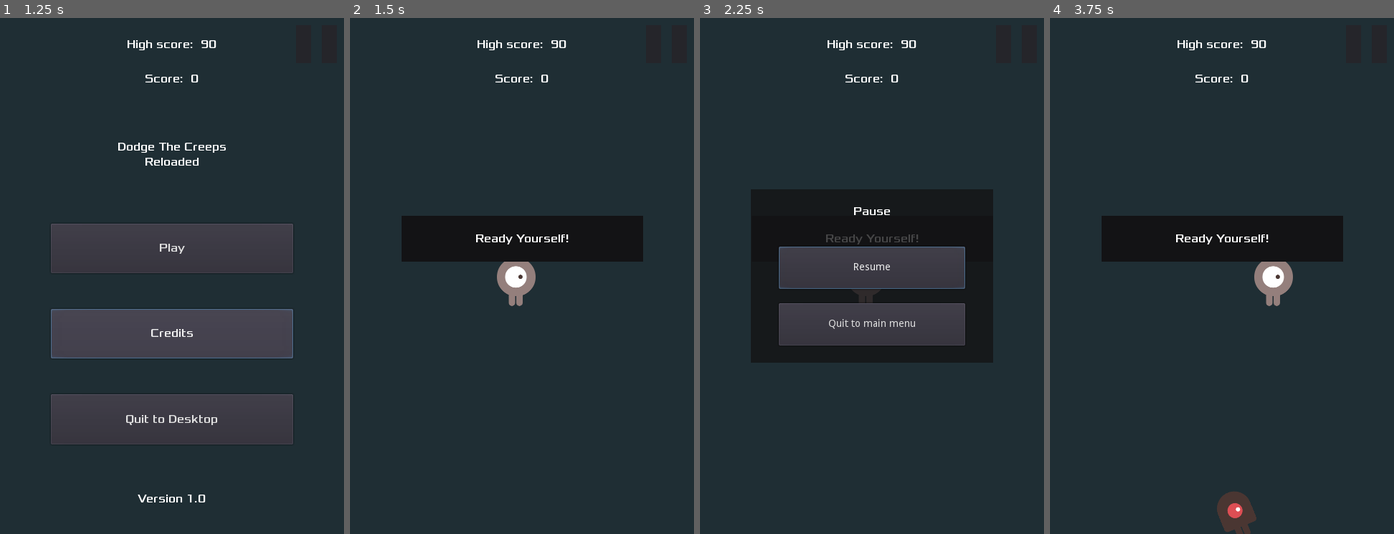
Above: before the commit, frames 1-4 (left to right).
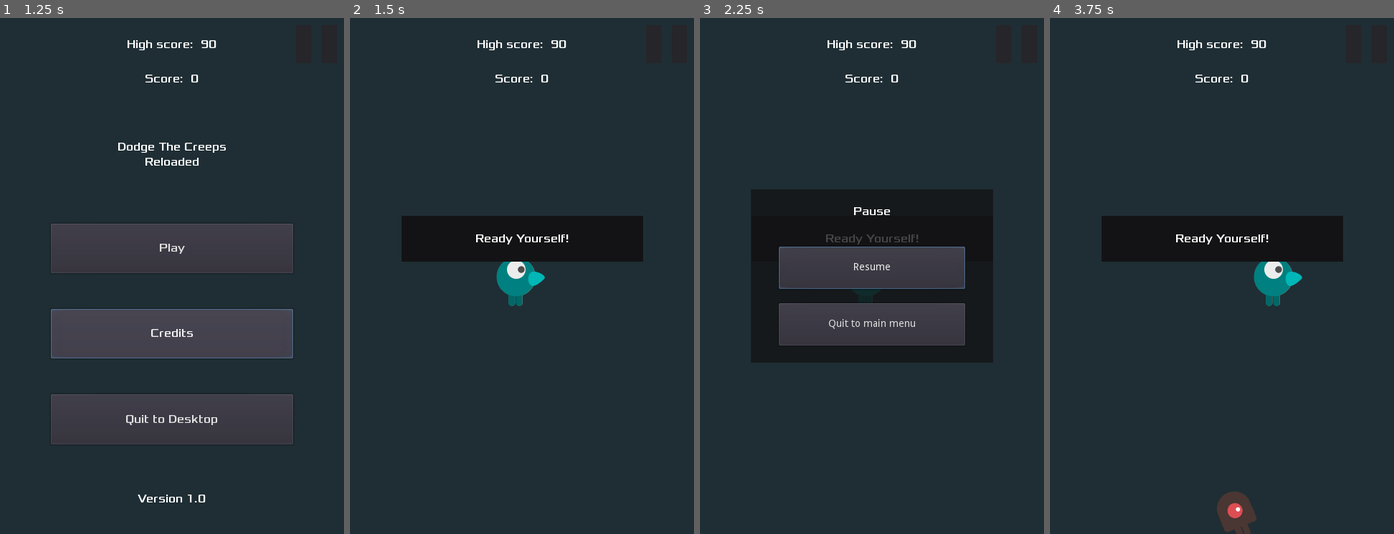
Above: after the commit, the same moments.

Repository: AlixBarreaux/dodge-the-beasties
Game: Godot game, scene res://scenes/Main.tscn
Two runs of this game, one before a commit and one after it. Both use one fixed random seed, a clock stepped at 60 frames per second and the inputs below.
Inputs (mouse positions are in pixels of both pictures, inside the frame that each line leads up to):
- Up to frame 1 (1.25 s): click "Credits" at 0.5 s
- Up to frame 2 (1.5 s): click "Play" at 1.25 s
- Up to frame 3 (2.25 s): click (1016, 43) at 2 s
- Up to frame 4 (3.75 s): click "Resume" at 2.75 s; tap Enter at 3.5 s; hold D (move_right) from 3.53 s (still down)

Frame 1 is identical in both runs. In frame 2, 0.7% of the frame differs, in the area x 42-57%, y 47-56%; in frame 3, 0.1%; in frame 4, 0.7%.

Commit message:
Import new custom assets for hero, start to animate him

Diff:
--- a/scenes/Player.tscn
+++ b/scenes/Player.tscn
@@ -1,10 +1,12 @@
-[gd_scene load_steps=15 format=2]
+[gd_scene load_steps=21 format=2]
 
 [ext_resource path="res://assets/sprites/player-up-2.png" type="Texture" id=1]
 [ext_resource path="res://assets/sprites/player-up-1.png" type="Texture" id=2]
 [ext_resource path="res://assets/sprites/player-walk-2.png" type="Texture" id=3]
 [ext_resource path="res://assets/sprites/player-walk-1.png" type="Texture" id=4]
 [ext_resource path="res://scripts/player.gd" type="Script" id=5]
+[ext_resource path="res://assets/sprites/hero/hero_eye_opened_right.png" type="Texture" id=6]
+[ext_resource path="res://assets/sprites/hero/body_idle.png" type="Texture" id=7]
 
 [sub_resource type="SpriteFrames" id=1]
 animations = [ {
@@ -24,9 +26,129 @@
 
 [sub_resource type="Animation" id=3]
 resource_name = "Die"
+tracks/0/type = "value"
+tracks/0/path = NodePath("BodySprite:frame")
+tracks/0/interp = 1
+tracks/0/loop_wrap = true
+tracks/0/imported = false
+tracks/0/enabled = true
+tracks/0/keys = {
+"times": PoolRealArray(  ),
+"transitions": PoolRealArray(  ),
+"update": 1,
+"values": [  ]
+}
+
+[sub_resource type="Animation" id=10]
+resource_name = "Move Down"
 
 [sub_resource type="Animation" id=4]
-resource_name = "Move"
+resource_name = "Move Left"
+tracks/0/type = "value"
+tracks/0/path = NodePath("BodySprite:flip_h")
+tracks/0/interp = 1
+tracks/0/loop_wrap = true
+tracks/0/imported = false
+tracks/0/enabled = true
+tracks/0/keys = {
+"times": PoolRealArray( 0 ),
+"transitions": PoolRealArray( 1 ),
+"update": 1,
+"values": [ true ]
+}
+tracks/1/type = "value"
+tracks/1/path = NodePath("BodySprite:position")
+tracks/1/interp = 1
+tracks/1/loop_wrap = true
+tracks/1/imported = false
+tracks/1/enabled = true
+tracks/1/keys = {
+"times": PoolRealArray( 0 ),
+"transitions": PoolRealArray( 1 ),
+"update": 0,
+"values": [ Vector2( -6, 0 ) ]
+}
+tracks/2/type = "value"
+tracks/2/path = NodePath("EyeSprite:flip_h")
+tracks/2/interp = 1
+tracks/2/loop_wrap = true
+tracks/2/imported = false
+tracks/2/enabled = true
+tracks/2/keys = {
+"times": PoolRealArray( 0 ),
+"transitions": PoolRealArray( 1 ),
+"update": 1,
+"values": [ true ]
+}
+
+[sub_resource type="Animation" id=11]
+resource_name = "Move Right"
+tracks/0/type = "value"
+tracks/0/path = NodePath("BodySprite:flip_h")
+tracks/0/interp = 1
+tracks/0/loop_wrap = true
+tracks/0/imported = false
+tracks/0/enabled = true
+tracks/0/keys = {
+"times": PoolRealArray( 0 ),
+"transitions": PoolRealArray( 1 ),
+"update": 1,
+"values": [ false ]
+}
+tracks/1/type = "value"
+tracks/1/path = NodePath("BodySprite:position")
+tracks/1/interp = 1
+tracks/1/loop_wrap = true
+tracks/1/imported = false
+tracks/1/enabled = true
+tracks/1/keys = {
+"times": PoolRealArray( 0 ),
+"transitions": PoolRealArray( 1 ),
+"update": 0,
+"values": [ Vector2( 5, 0 ) ]
+}
+tracks/2/type = "value"
+tracks/2/path = NodePath("EyeSprite:flip_h")
+tracks/2/interp = 1
+tracks/2/loop_wrap = true
+tracks/2/imported = false
+tracks/2/enabled = true
+tracks/2/keys = {
+"times": PoolRealArray( 0 ),
+"transitions": PoolRealArray( 1 ),
+"update": 1,
+"values": [ false ]
+}
+
+[sub_resource type="Animation" id=12]
+resource_name = "Move Up"
+
+[sub_resource type="Animation" id=13]
+length = 0.001
+tracks/0/type = "value"
+tracks/0/path = NodePath("BodySprite:position")
+tracks/0/interp = 1
+tracks/0/loop_wrap = true
+tracks/0/imported = false
+tracks/0/enabled = true
+tracks/0/keys = {
+"times": PoolRealArray( 0 ),
+"transitions": PoolRealArray( 1 ),
+"update": 0,
+"values": [ Vector2( 5, 0 ) ]
+}
+tracks/1/type = "value"
+tracks/1/path = NodePath("EyeSprite:flip_h")
+tracks/1/interp = 1
+tracks/1/loop_wrap = true
+tracks/1/imported = false
+tracks/1/enabled = true
+tracks/1/keys = {
+"times": PoolRealArray( 0 ),
+"transitions": PoolRealArray( 1 ),
+"update": 1,
+"values": [ false ]
+}
 
 [sub_resource type="AnimationNodeAnimation" id=5]
 animation = "Die"
@@ -61,7 +183,11 @@
 
 [node name="AnimationPlayer" type="AnimationPlayer" parent="."]
 anims/Die = SubResource( 3 )
-anims/Move = SubResource( 4 )
+"anims/Move Down" = SubResource( 10 )
+"anims/Move Left" = SubResource( 4 )
+"anims/Move Right" = SubResource( 11 )
+"anims/Move Up" = SubResource( 12 )
+anims/RESET = SubResource( 13 )
 
 [node name="AnimationTree" type="AnimationTree" parent="."]
 tree_root = SubResource( 8 )
@@ -69,4 +195,12 @@
 active = true
 parameters/playback = SubResource( 9 )
 
+[node name="BodySprite" type="Sprite" parent="."]
+position = Vector2( 5, 0 )
+texture = ExtResource( 7 )
+
+[node name="EyeSprite" type="Sprite" parent="."]
+position = Vector2( 0, -17 )
+texture = ExtResource( 6 )
+
 [connection signal="body_entered" from="." to="." method="_on_Player_body_entered"]
--- /dev/null
+++ b/scenes/gui/MainMenu.tscn
@@ -0,0 +1,111 @@
+[gd_scene load_steps=11 format=2]
+
+[ext_resource path="res://scripts/gui/main_menu.gd" type="Script" id=1]
+[ext_resource path="res://resources/main_theme.tres" type="Theme" id=2]
+[ext_resource path="res://scripts/gui/credits_button.gd" type="Script" id=3]
+[ext_resource path="res://assets/fonts/xolonium-regular.ttf" type="DynamicFontData" id=4]
+[ext_resource path="res://scripts/gui/quit_to_desktop_button.gd" type="Script" id=5]
+[ext_resource path="res://scenes/gui/CreditsButton.tscn" type="PackedScene" id=6]
+[ext_resource path="res://scenes/gui/QuitButton.tscn" type="PackedScene" id=7]
+
+[sub_resource type="DynamicFont" id=1]
+font_data = ExtResource( 4 )
+
+[sub_resource type="DynamicFont" id=2]
+font_data = ExtResource( 4 )
+
+[sub_resource type="DynamicFont" id=3]
+font_data = ExtResource( 4 )
+
+[node name="MainMenu" type="Control"]
+anchor_right = 1.0
+anchor_bottom = 1.0
+theme = ExtResource( 2 )
+script = ExtResource( 1 )
+
+[node name="Control" type="Control" parent="."]
+anchor_top = 0.5
+anchor_right = 1.0
+anchor_bottom = 0.5
+margin_top = -190.0
+margin_bottom = -160.0
+theme = ExtResource( 2 )
+
+[node name="RichTextLabel" type="RichTextLabel" parent="Control"]
+anchor_right = 1.0
+anchor_bottom = 1.0
+bbcode_enabled = true
+bbcode_text = "[center]Dodge The Creeps
+Reloaded[/center]"
+text = "[center]Dodge The Creeps
+Reloaded[/center]"
+fit_content_height = true
+scroll_active = false
+
+[node name="VBoxContainer" type="VBoxContainer" parent="."]
+anchor_right = 1.0
+anchor_bottom = 1.0
+margin_left = 71.0
+margin_top = 287.0
+margin_right = -71.0
+margin_bottom = -125.0
+custom_constants/separation = 50
+
+[node name="PlayButton" type="Button" parent="VBoxContainer"]
+margin_right = 338.0
+margin_bottom = 69.0
+focus_neighbour_top = NodePath("../QuitToDesktopButton")
+focus_neighbour_bottom = NodePath("../QuitToDesktopButton")
+size_flags_horizontal = 3
+size_flags_vertical = 3
+custom_fonts/font = SubResource( 1 )
+text = "Play"
+icon_align = 1
+
+[node name="CreditsButton" type="Button" parent="VBoxContainer" instance=ExtResource( 6 )]
+margin_top = 119.0
+margin_right = 338.0
+margin_bottom = 188.0
+focus_neighbour_top = NodePath("../QuitToDesktopButton")
+focus_neighbour_bottom = NodePath("../QuitToDesktopButton")
+size_flags_horizontal = 3
+size_flags_vertical = 3
+custom_fonts/font = SubResource( 2 )
+text = "Credits"
+icon_align = 1
+script = ExtResource( 3 )
+__meta__ = {
+"_edit_use_anchors_": false,
+"_editor_description_": ""
+}
+
+[node name="QuitToDesktopButton" type="Button" parent="VBoxContainer" instance=ExtResource( 7 )]
+margin_top = 238.0
+margin_right = 338.0
+margin_bottom = 308.0
+focus_neighbour_top = NodePath("../PlayButton")
+focus_neighbour_bottom = NodePath("../PlayButton")
+size_flags_horizontal = 3
+size_flags_vertical = 3
+custom_fonts/font = SubResource( 3 )
+text = "Quit to Desktop"
+icon_align = 1
+script = ExtResource( 5 )
+__meta__ = {
+"_edit_use_anchors_": false,
+"_editor_description_": ""
+}
+
+[node name="VersionLabel" type="Label" parent="."]
+anchor_top = 1.0
+anchor_right = 1.0
+anchor_bottom = 1.0
+margin_top = -74.0
+margin_bottom = -24.0
+theme = ExtResource( 2 )
+text = "Version 1.0"
+align = 1
+valign = 1
+
+[connection signal="pressed" from="VBoxContainer/CreditsButton" to="VBoxContainer/CreditsButton" method="_on_CreditsButton_pressed"]
+[connection signal="pressed" from="VBoxContainer/QuitToDesktopButton" to="VBoxContainer/QuitToDesktopButton" method="_on_QuitButton_pressed"]
Binary file added: assets/sprites/hero/body_idle.png
Not shown, added: assets/sprites/hero/body_idle.png.import
Binary file added: assets/sprites/hero/eye_closed_right.png
Not shown, added: assets/sprites/hero/eye_closed_right.png.import
Binary file added: assets/sprites/hero/eye_closed_top.png
Not shown, added: assets/sprites/hero/eye_closed_top.png.import
Binary file added: assets/sprites/hero/hero_body_move.png
Not shown, added: assets/sprites/hero/hero_body_move.png.import
Binary file added: assets/sprites/hero/hero_eye_opened_dead.png
Not shown, added: assets/sprites/hero/hero_eye_opened_dead.png.import
Binary file added: assets/sprites/hero/hero_eye_opened_happy.png
Not shown, added: assets/sprites/hero/hero_eye_opened_happy.png.import
(and 2 more such lines)
